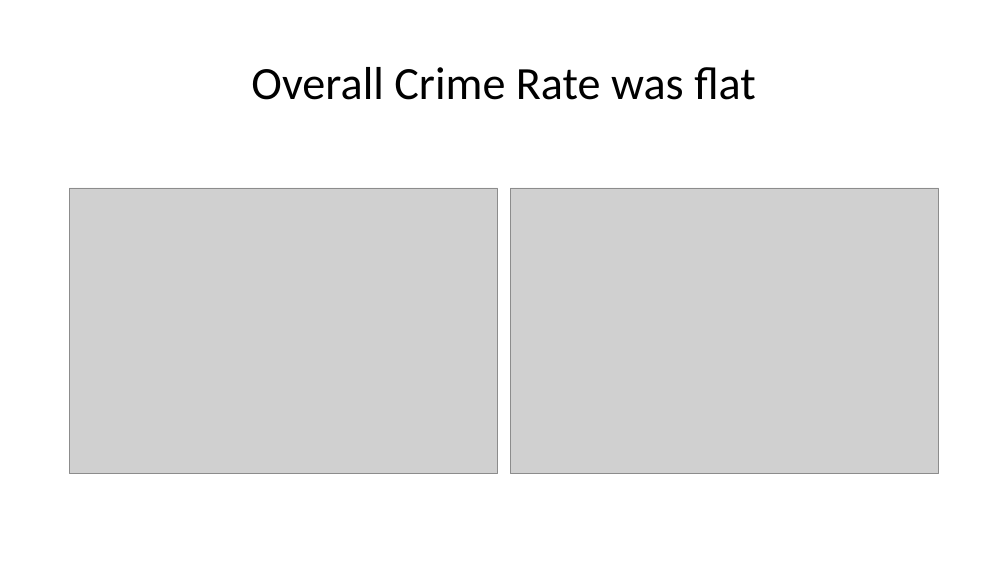
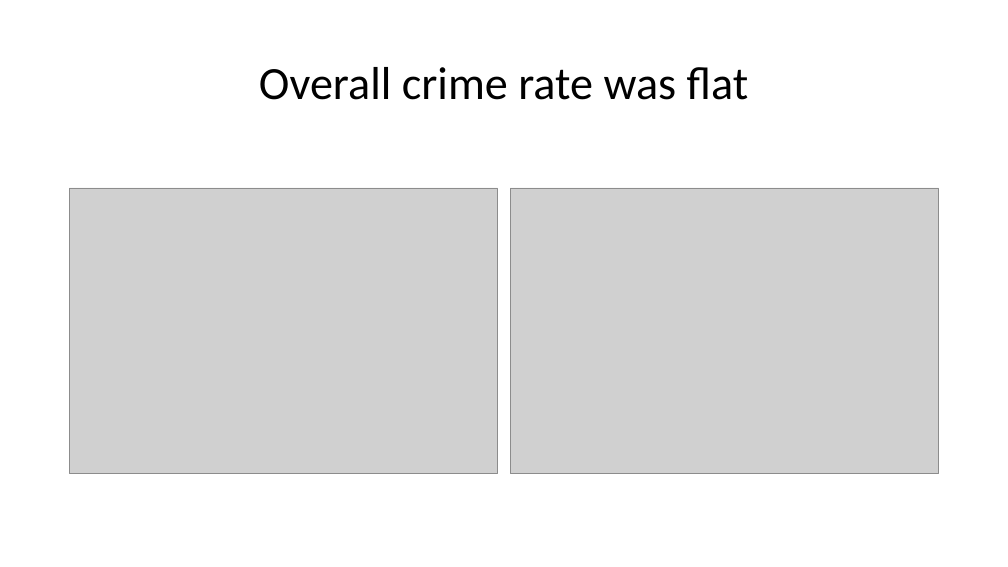
Before and after one commit to sean-galloway/Crime_and_Poverty, a slide deck: slide 10 of Project_1_Presentation.pptx (slide 9 before the commit). Drawn at 1008x567 pixels with LibreOffice and Linux fonts; fonts in the diff are those of the drawing; grey boxes stand for pictures. Boxes give left, top, right and bottom in pixels: in the first picture for what was removed or moved away, otherwise in the second. Text is boxed around its words. In the diff, an @@ line names an element or a change of style, - is before the commit and + after.

```diff
--- a/Project_1_Presentation.pptx
+++ b/Project_1_Presentation.pptx
@@ title at (259, 67, 749, 100): text changed @@
-Overall Crime Rate was flat
+Overall crime rate was flat
```
Also in this commit, not shown: 6 other slides changed, 1 slide added.
